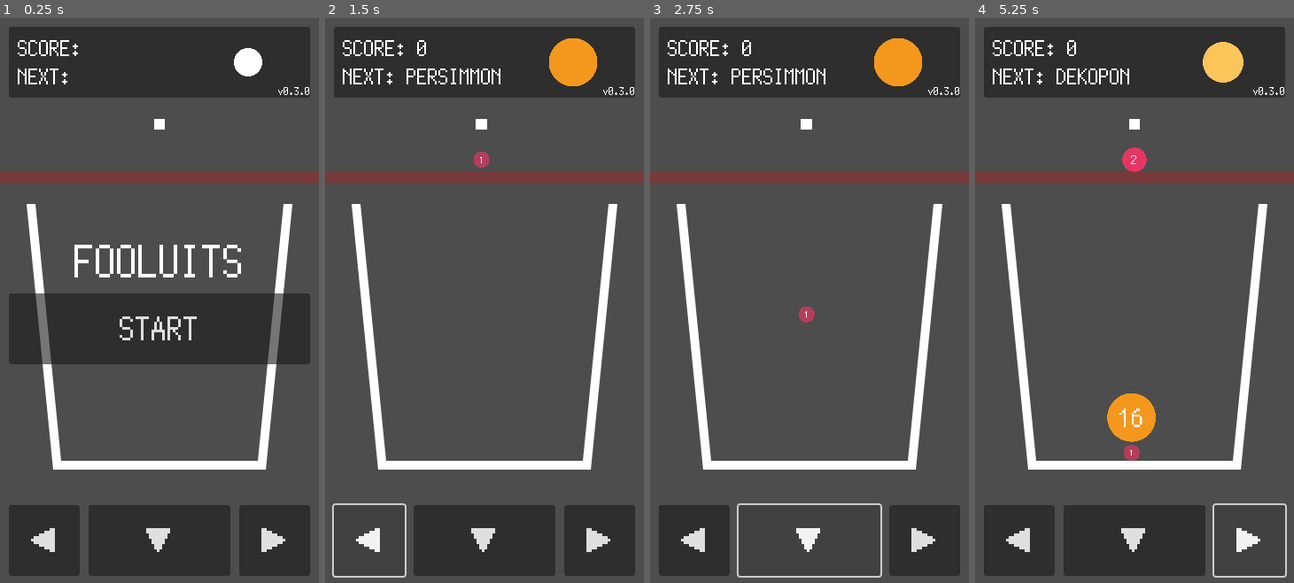
Above: before the commit, frames 1-4 (left to right).
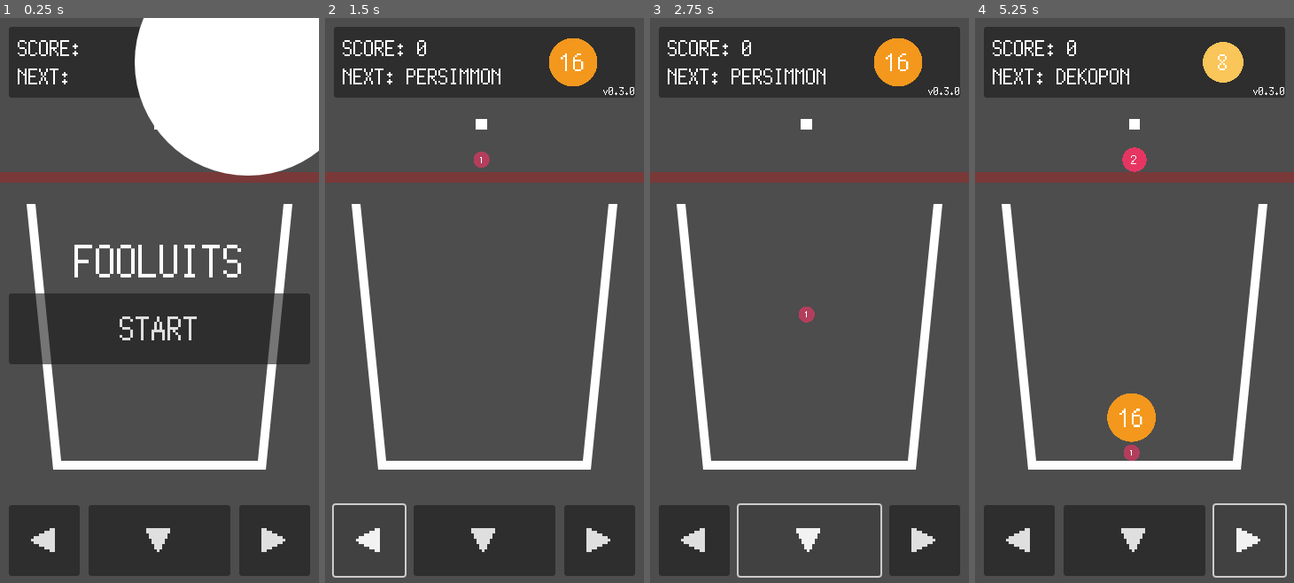
Above: after the commit, the same moments.

Repository: kamikoloss/fruits-puzzle
Game: Godot game, scene res://scenes/main.tscn
The game is run twice, just before and just after one commit, with the same random seed, the same clock (stepped at 60 frames per second) and the same inputs.
Inputs:
- Up to frame 1 (0.25 s): no input
- Up to frame 2 (1.5 s): click "START" at 0.5 s; click "◀" at 1.25 s
- Up to frame 3 (2.75 s): click "▼" at 2 s
- Up to frame 4 (5.25 s): click "▶" at 2.75 s; click "◀" at 3.5 s; click "▼" at 4.25 s; click "▶" at 5 s

The runs differ from the first frame. In frame 1, 14% of the frame differs, in the area x 42-100%, y 0-28%; in frame 2, less than 0.1%; in frame 3, less than 0.1%; in frame 4, less than 0.1%.

Commit message:
Next のフルーツの中心にも score を表示するようにした

Diff:
--- a/scenes/game.gd
+++ b/scenes/game.gd
@@ -243,7 +243,8 @@
 	# 次のフルーツの画像を更新する
 	var _next_scale = float(_next_fruit_data["scale"]) / Global.FRUIT_SIZE_BASE
 	_next_sprite.scale = Vector2(_next_scale, _next_scale)
-	_next_sprite.modulate = Color(_next_fruit_data["color"])
+	_next_sprite.get_node("Circle").modulate = Color(_next_fruit_data["color"])
+	_next_sprite.get_node("Label").text = str(_next_fruit_data["score"])
 
 
 # クレーンおよびフルーツを左右に動かす
--- a/scenes/main.tscn
+++ b/scenes/main.tscn
@@ -60,10 +60,23 @@
 text = "NEXT:"
 fit_content = true
 
-[node name="NextSprite" type="Sprite2D" parent="UI/CanvasLayer/VBoxContainer/Header"]
+[node name="NextSprite" type="Node2D" parent="UI/CanvasLayer/VBoxContainer/Header"]
 position = Vector2(280, 50)
-scale = Vector2(0.125, 0.125)
+
+[node name="Circle" type="Sprite2D" parent="UI/CanvasLayer/VBoxContainer/Header/NextSprite"]
 texture = ExtResource("4_i064j")
+
+[node name="Label" type="Label" parent="UI/CanvasLayer/VBoxContainer/Header/NextSprite"]
+offset_left = -128.0
+offset_top = -128.0
+offset_right = 128.0
+offset_bottom = 128.0
+pivot_offset = Vector2(128, 128)
+theme_override_fonts/font = ExtResource("1_5ec4u")
+theme_override_font_sizes/font_size = 128
+text = "999"
+horizontal_alignment = 1
+vertical_alignment = 1
 
 [node name="VersionLabel" type="Label" parent="UI/CanvasLayer/VBoxContainer/Header"]
 custom_minimum_size = Vector2(0, 80)
